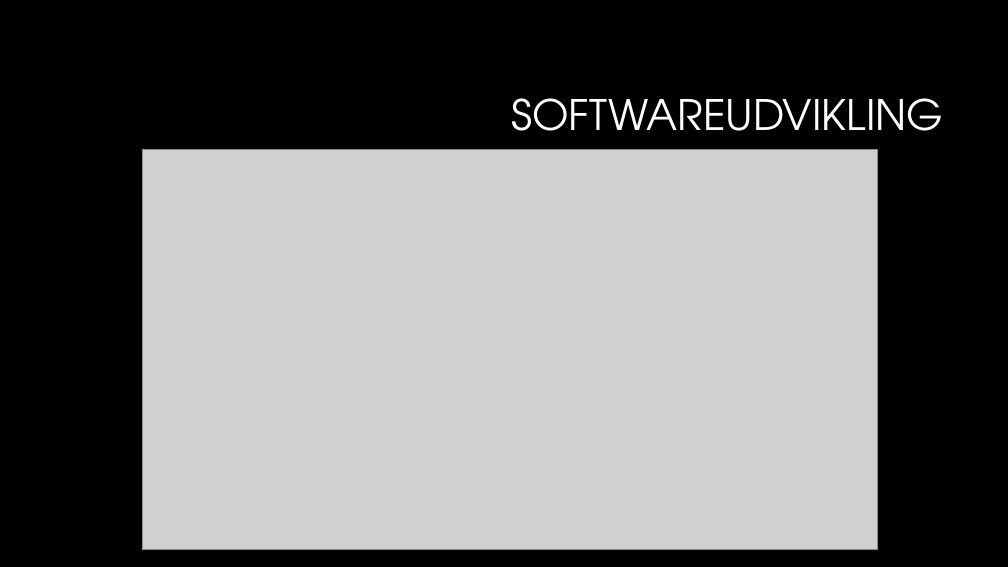
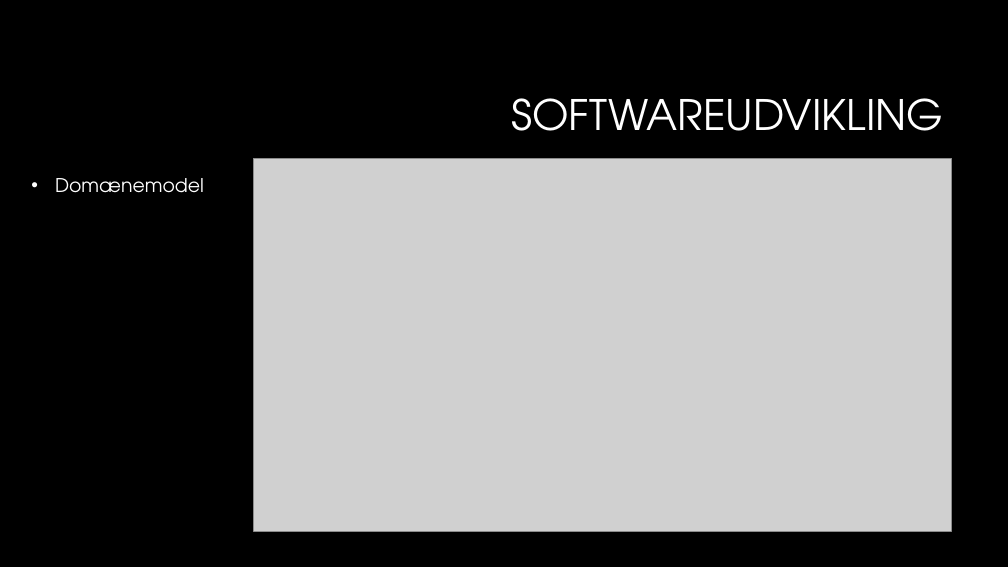
Before and after one commit to sarakirkeby/Semester-Projekt-3, a slide deck: slide 9 of Bifiler til projekt/Semesterprojekt 3.pptx. Drawn at 1008x567 pixels with LibreOffice and Linux fonts; fonts in the diff are those of the drawing; grey boxes stand for pictures; background and template pictures are left out. Boxes give left, top, right and bottom in pixels: in the first picture for what was removed or moved away, otherwise in the second. Text is boxed around its words. In the diff, an @@ line names an element or a change of style, - is before the commit and + after.

```diff
--- a/Bifiler til projekt/Semesterprojekt 3.pptx
+++ b/Bifiler til projekt/Semesterprojekt 3.pptx
@@ text added at box(55, 178, 204, 193), 18 pt, text #FFFFFF @@
+• Domænemodel
@@ picture: place and size @@
-picture at box(142, 150, 878, 550)
+picture at box(253, 158, 951, 531)
```
Also in this commit, not shown: 1 other slide changed, 1 slide added, 1 slide removed.
